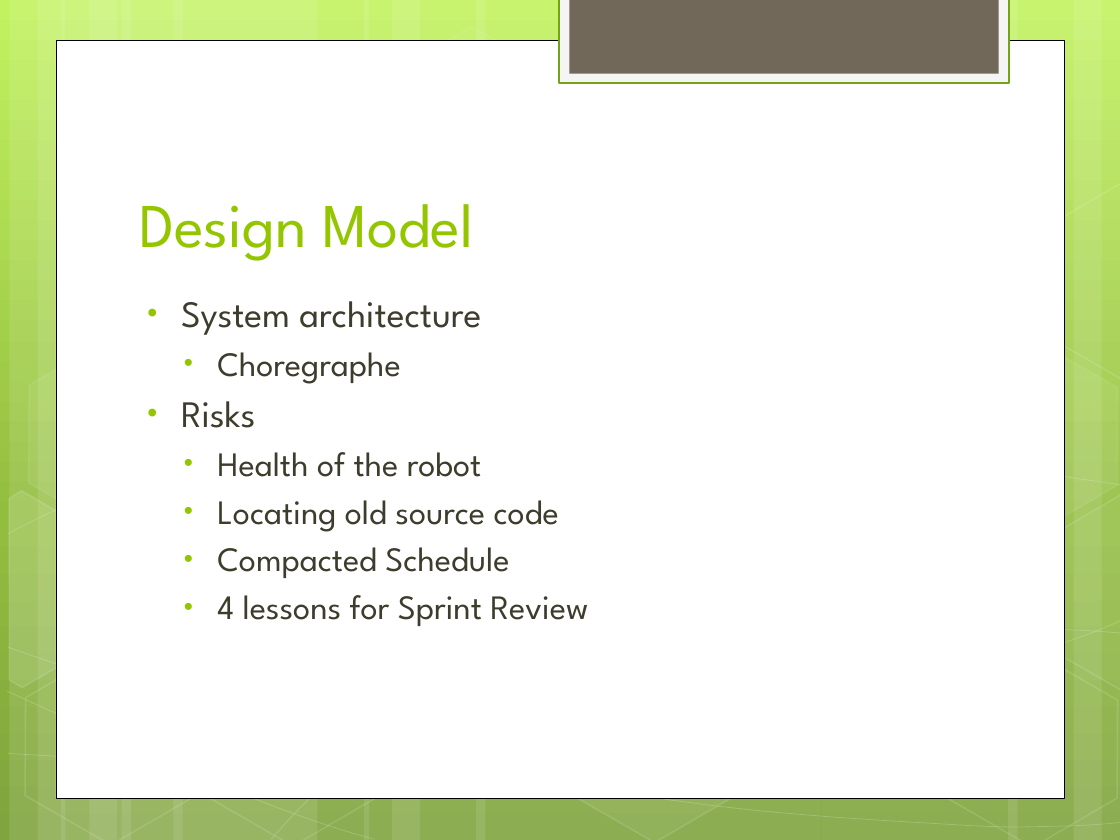
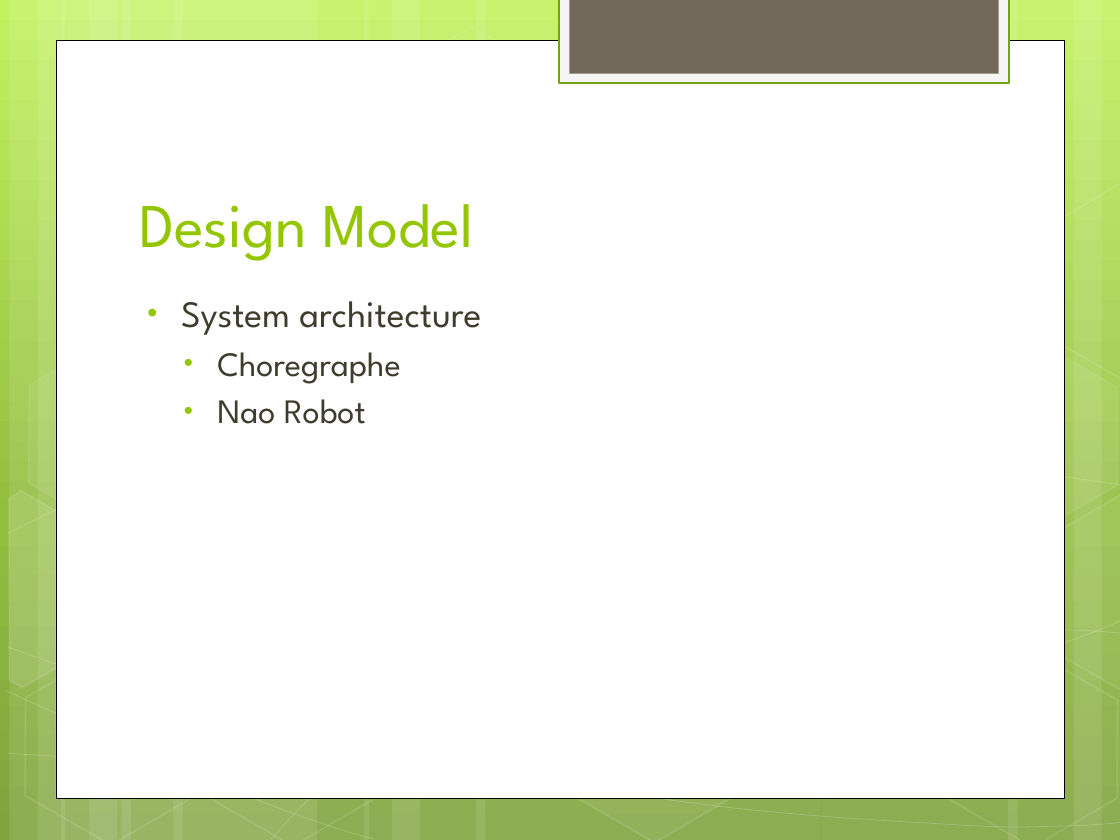
Before and after one commit to jacobrtaylor/NaoCapstone2017, a slide deck: slide 8 of NAO Sprint 2 Review.pptx (slide 6 before the commit). Drawn at 1120x840 pixels with LibreOffice and Linux fonts; fonts in the diff are those of the drawing. Boxes give left, top, right and bottom in pixels: in the first picture for what was removed or moved away, otherwise in the second. Text is boxed around its words. In the diff, an @@ line names an element or a change of style, - is before the commit and + after.

```diff
--- a/NAO Sprint 2 Review.pptx
+++ b/NAO Sprint 2 Review.pptx
@@ text at (217, 399, 366, 424): text changed @@
-• Risks
-  • Health of the robot
-  • Locating old source code
-  • Compacted Schedule
-  • 4 lessons for Sprint Review
+  • Nao Robot
```
Also in this commit, not shown: 5 other slides changed, 3 slides added.
